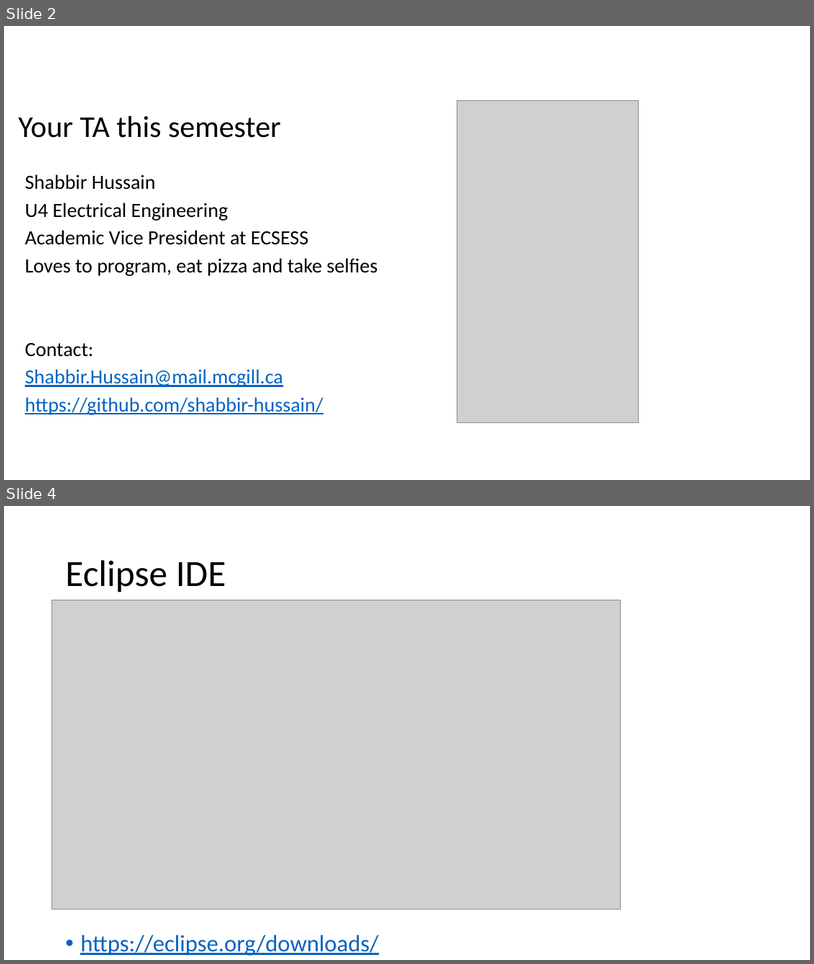
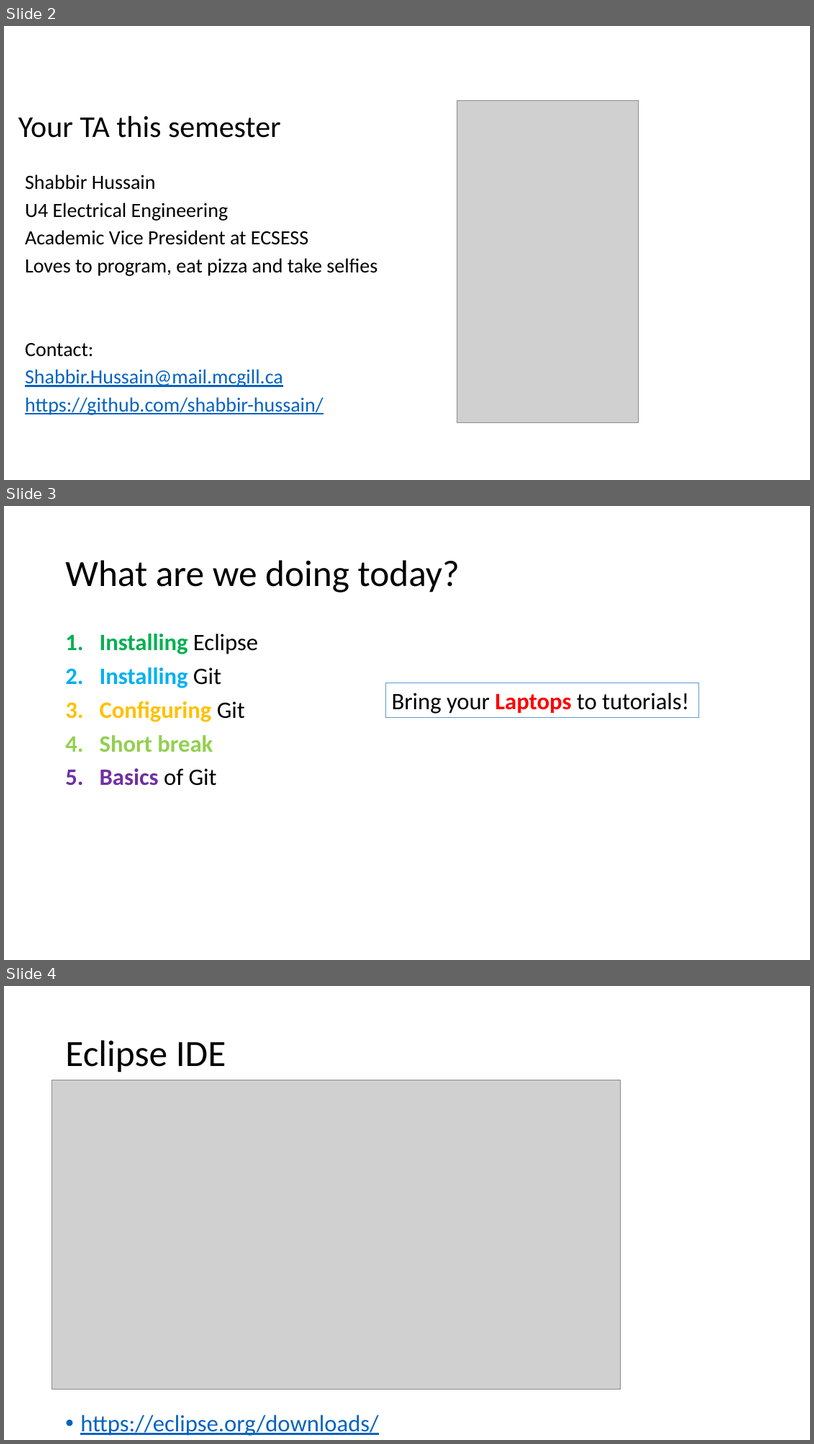
Before and after one commit to shabbir-hussain/ecse321tutW15, a slide deck: 01-EclipseAndGithub.pptx. Shown one above the other, each under a label of ours: slides 2 and 4 before the commit, slides 2, 3 and 4 after it; the slides between them are not shown. The pictures are 814x964 and 814x1444 pixels, drawn with LibreOffice and Linux fonts; fonts in the diff are those of the drawing; grey boxes stand for pictures. Boxes give left, top, right and bottom in pixels: in the first picture for what was removed or moved away, otherwise in the second. Text is boxed around its words. In the diff, an @@ line names an element or a change of style, - is before the commit and + after.

Commit message:
added second tutorial

```diff
--- a/01-EclipseAndGithub.pptx
+++ b/01-EclipseAndGithub.pptx
@@ slide 3 added at [4, 506, 810, 960], background #FFFFFF @@
@@ title added at [65, 560, 460, 592], 44 pt, text #000000 @@
+What are we doing today?
@@ text added at [100, 633, 258, 785], 28 pt, text #000000, bold @@
+1. Installing Eclipse
+2. Installing Git
+3. Configuring Git
+4. Short break
+5. Basics of Git
@@ rectangle added at [386, 682, 699, 717], fill #FFFFFF, outline #5B9BD5 1 pt, 28 pt, text #000000 @@
+Bring your Laptops to tutorials!
```
Also in this commit, not shown: 1 other slide added, 1 other file.
